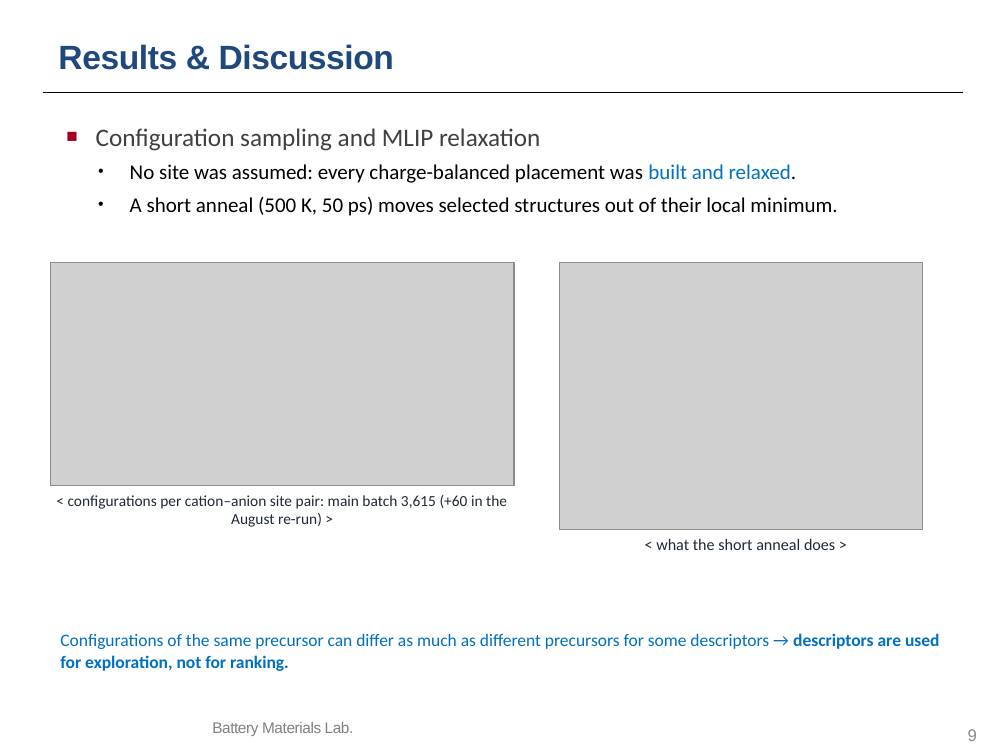
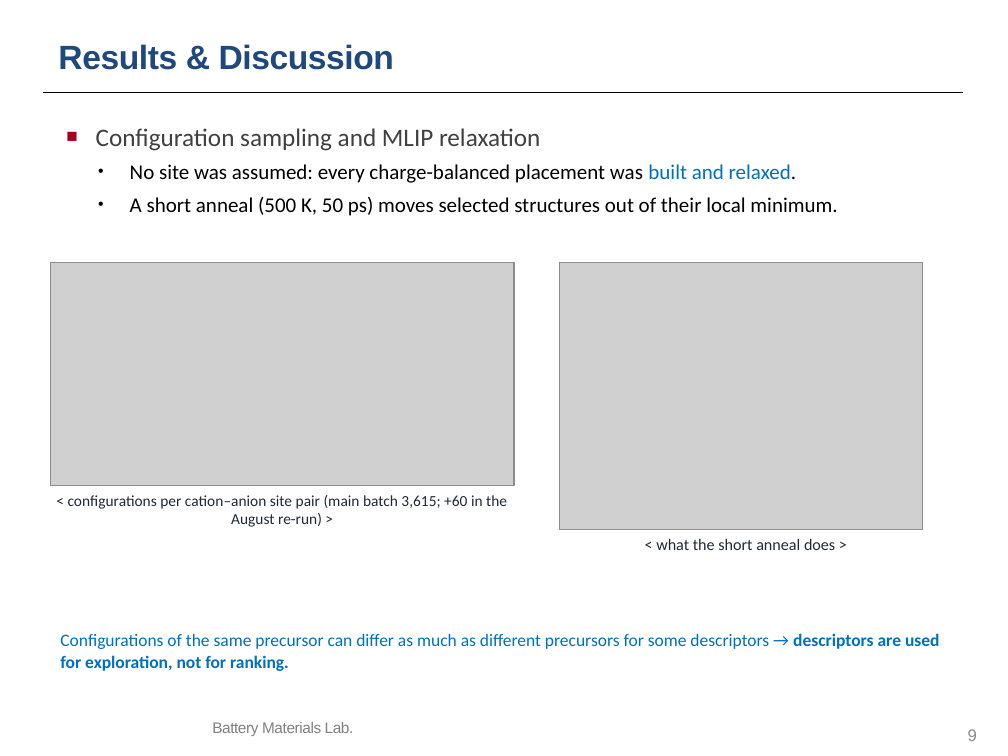
Before and after one commit to yonghoon7153-source/Yonghoon-DEM-DFT, a slide deck: slide 9 of kb/seminars/Research_Seminar_2026_10_13_cascade_progress.pptx. Drawn at 1008x756 pixels with LibreOffice and Linux fonts; fonts in the diff are those of the drawing; grey boxes stand for pictures; background and template pictures are left out. Boxes give left, top, right and bottom in pixels: in the first picture for what was removed or moved away, otherwise in the second. Text is boxed around its words. In the diff, an @@ line names an element or a change of style, - is before the commit and + after.

```diff
--- a/kb/seminars/Research_Seminar_2026_10_13_cascade_progress.pptx
+++ b/kb/seminars/Research_Seminar_2026_10_13_cascade_progress.pptx
@@ text at bbox=[68, 495, 507, 527]: text changed @@
-< configurations per cation–anion site pair: main batch 3,615 (+60 in the August re-run) >
+< configurations per cation–anion site pair (main batch 3,615; +60 in the August re-run) >
```
Also in this commit, not shown: 1 other slide changed, 10 other files.
